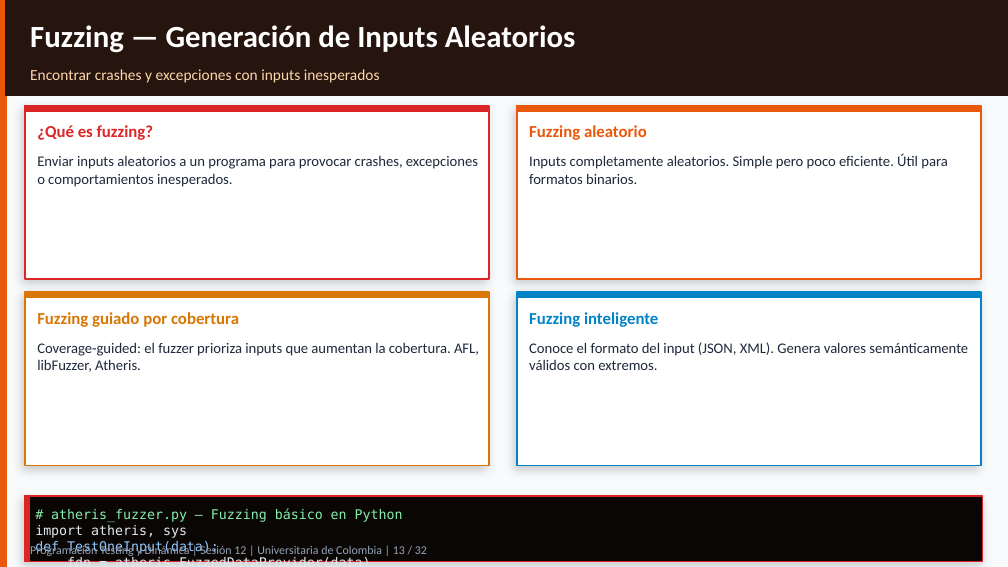
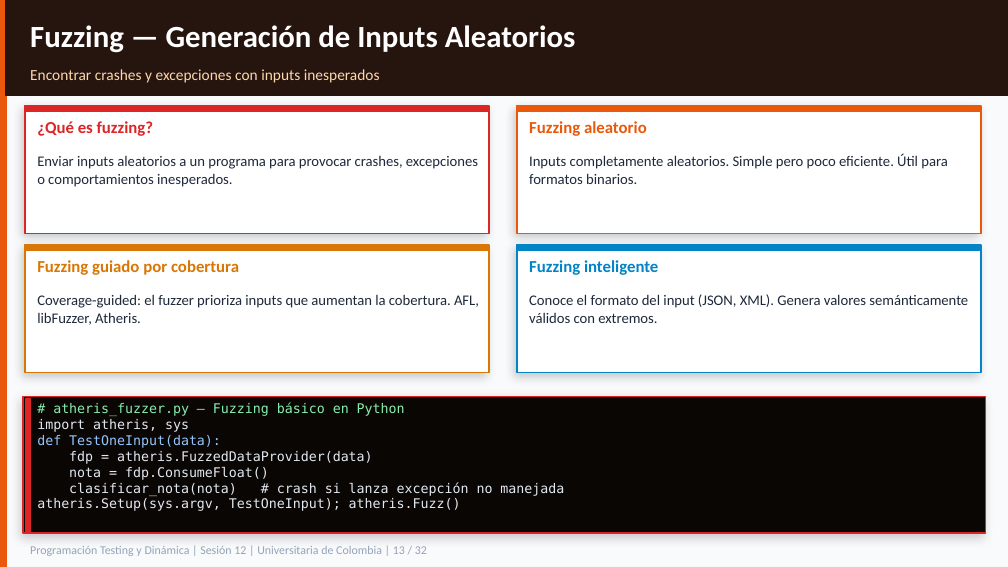
Before and after one commit to sergioburbano05/Universitaria_de_colombia, a slide deck: slide 13 of PRUEBAS DE SOFTWARE/clase_12/S12_ProgramacionTestingDinamica.pptx. Drawn at 1008x567 pixels with LibreOffice and Linux fonts; fonts in the diff are those of the drawing. Boxes give left, top, right and bottom in pixels: in the first picture for what was removed or moved away, otherwise in the second. Text is boxed around its words. In the diff, an @@ line names an element or a change of style, - is before the commit and + after.

```diff
--- a/PRUEBAS DE SOFTWARE/clase_12/S12_ProgramacionTestingDinamica.pptx
+++ b/PRUEBAS DE SOFTWARE/clase_12/S12_ProgramacionTestingDinamica.pptx
@@ rectangle: place and size @@
-rectangle at bbox=[25, 106, 489, 279]
+rectangle at bbox=[25, 106, 489, 234]
@@ text "¿Qué es fuzzing?": place and size @@
-text "¿Qué es fuzzing?" at bbox=[37, 125, 153, 140]
+text "¿Qué es fuzzing?" at bbox=[37, 121, 153, 136]
@@ rectangle: place and size @@
-rectangle at bbox=[517, 106, 981, 279]
+rectangle at bbox=[517, 106, 981, 234]
@@ text "Fuzzing aleatorio": place and size @@
-text "Fuzzing aleatorio" at bbox=[529, 125, 647, 140]
+text "Fuzzing aleatorio" at bbox=[529, 121, 647, 136]
@@ rectangle: place and size @@
-rectangle at bbox=[25, 292, 489, 297]
+rectangle at bbox=[25, 245, 489, 250]
@@ rectangle: place and size @@
-rectangle at bbox=[25, 292, 489, 466]
+rectangle at bbox=[25, 245, 489, 373]
@@ text "Fuzzing guiado por cobertura": place and size @@
-text "Fuzzing guiado por cobertura" at bbox=[37, 312, 239, 327]
+text "Fuzzing guiado por cobertura" at bbox=[37, 260, 239, 275]
@@ rectangle: place and size @@
-rectangle at bbox=[517, 292, 981, 297]
+rectangle at bbox=[517, 245, 981, 250]
@@ rectangle: place and size @@
-rectangle at bbox=[517, 292, 981, 466]
+rectangle at bbox=[517, 245, 981, 373]
@@ text "Fuzzing inteligente": place and size @@
-text "Fuzzing inteligente" at bbox=[529, 312, 658, 327]
+text "Fuzzing inteligente" at bbox=[529, 260, 658, 275]
@@ text "Coverage-guided: el fuzzer prioriza inputs ...": place and size @@
-text "Coverage-guided: el fuzzer prioriza inputs ..." at bbox=[37, 342, 479, 372]
+text "Coverage-guided: el fuzzer prioriza inputs ..." at bbox=[37, 294, 479, 325]
@@ text "Conoce el formato del input ...": place and size @@
-text "Conoce el formato del input ..." at bbox=[529, 342, 968, 370]
+text "Conoce el formato del input ..." at bbox=[529, 294, 968, 323]
@@ rectangle: place and size @@
-rectangle at bbox=[25, 496, 983, 561]
+rectangle at bbox=[23, 396, 985, 532]
@@ rectangle: place and size @@
-rectangle at bbox=[25, 496, 29, 561]
+rectangle at bbox=[25, 399, 30, 533]
@@ text "# atheris_fuzzer.py — Fuzzing básico ..." rewrapped from bbox=[35, 508, 403, 554] to bbox=[37, 402, 564, 511] @@
```
Also in this commit, not shown: 15 other slides changed.
